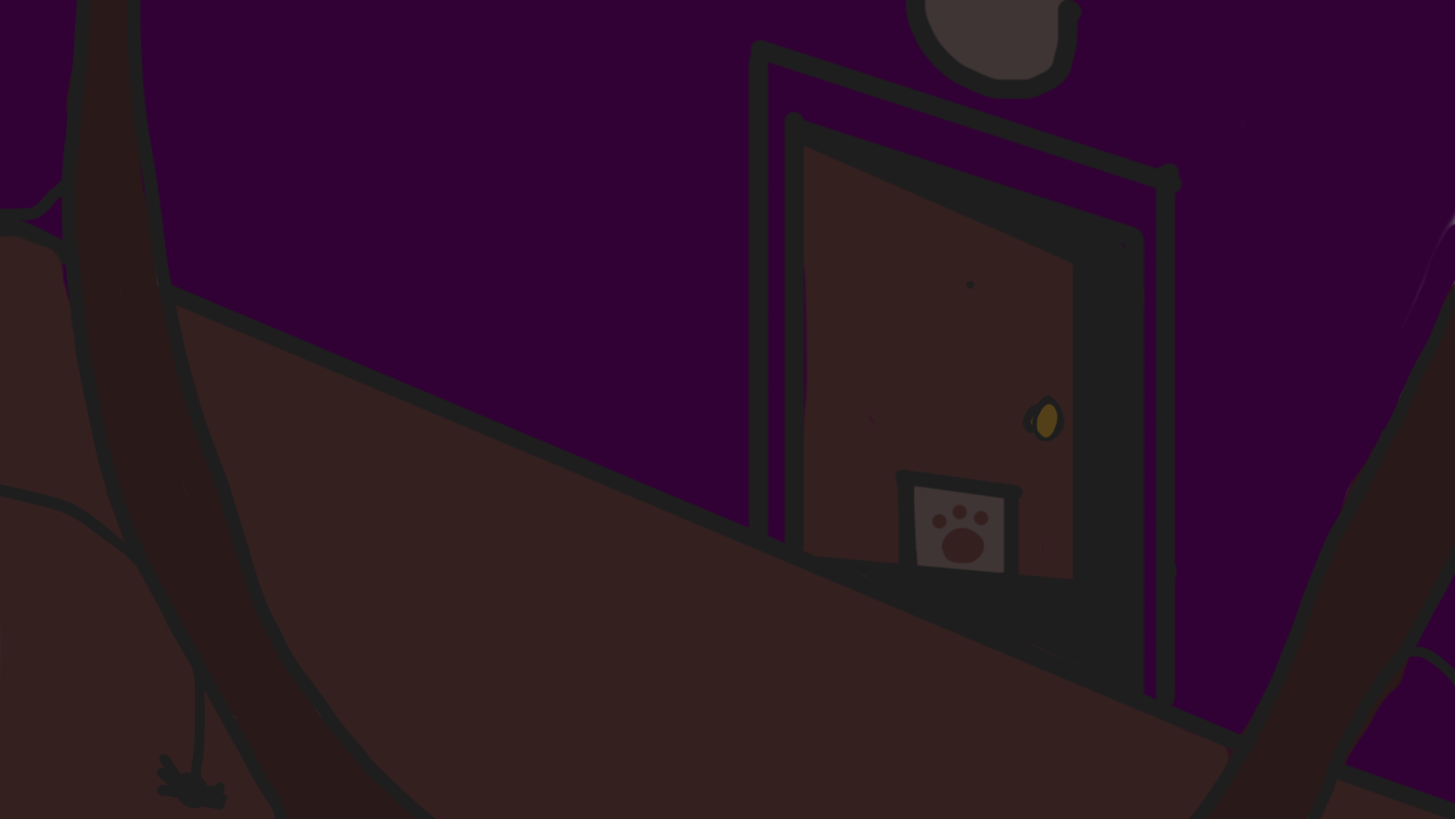
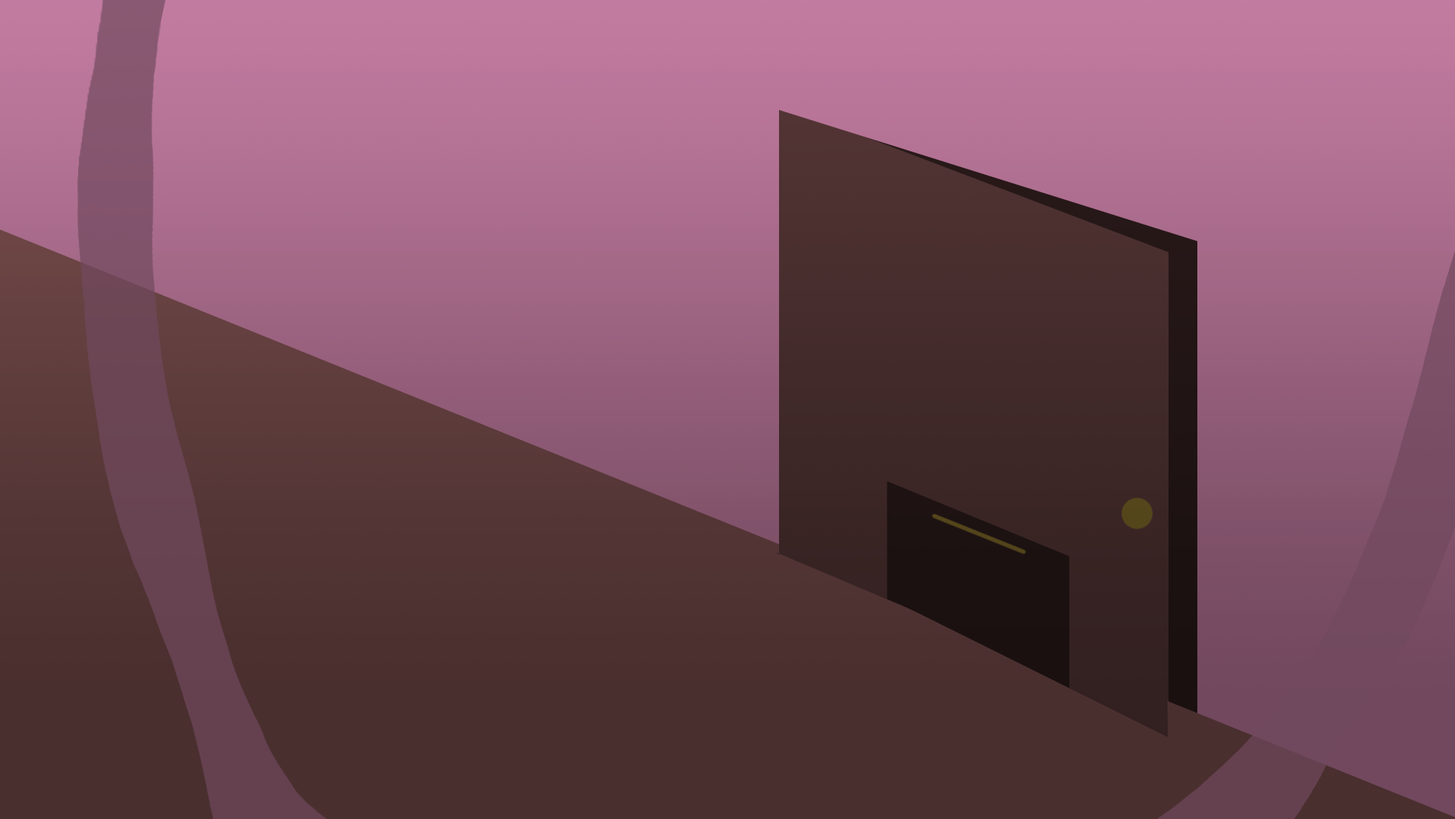
Layer changes from the first 1455 x 819 image to the second:
added group "Group 1" with 5 layers above "Layer 2" over left=0, top=0, right=1455, bottom=819
added layer "Layer 4" (70%) in group "Group 1" over left=77, top=0, right=1455, bottom=819
added layer "Layer 9" (69%) in group "Group 1" over left=0, top=0, right=1455, bottom=819
added layer "Layer 7" in group "Group 1" over left=775, top=109, right=1198, bottom=737
added layer "Layer 6" in group "Group 1" over left=0, top=228, right=1455, bottom=819
added layer "Layer 5" in group "Group 1" over left=0, top=0, right=1455, bottom=819
hid "Layer 2" over left=0, top=0, right=1455, bottom=819
